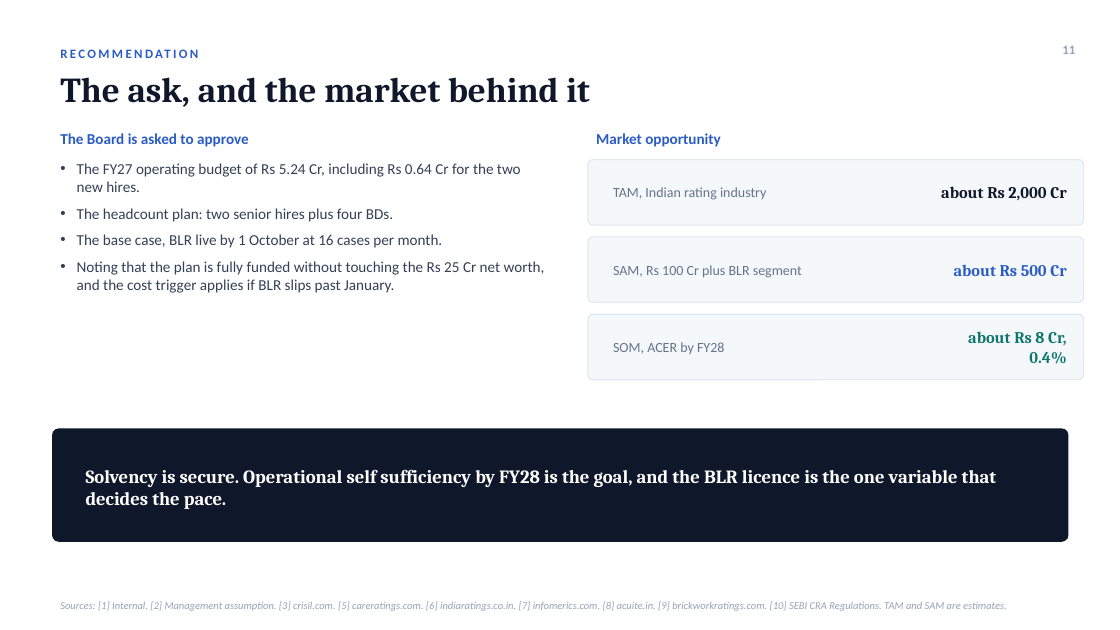
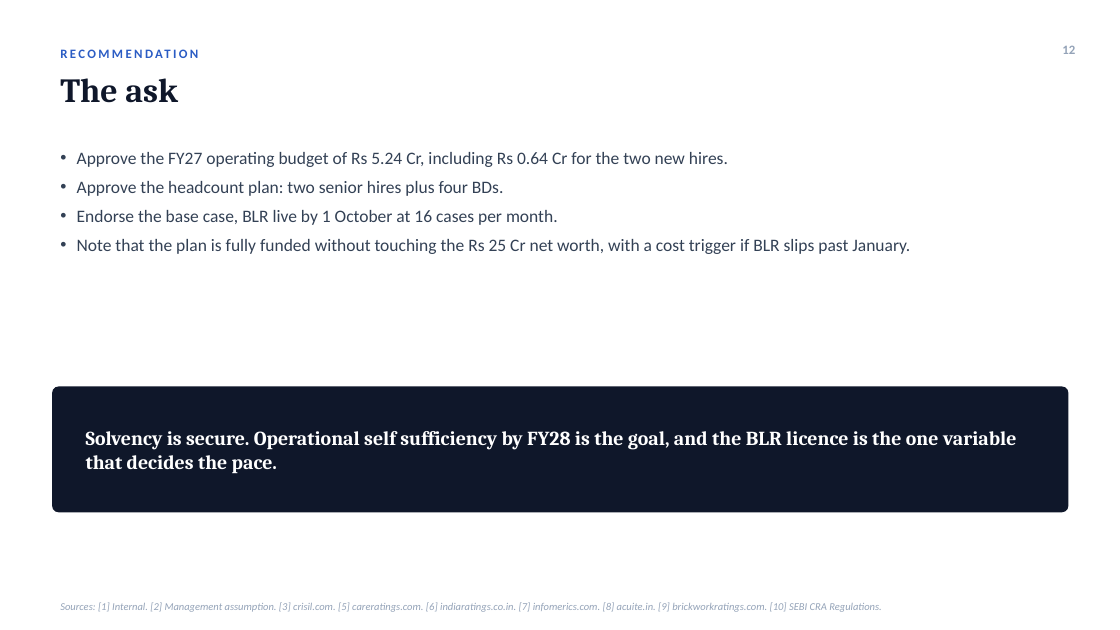
Before and after one commit to acer-developer/AOP, a slide deck: slide 12 of board/AOP_board_presentation.pptx (slide 11 before the commit). Drawn at 1120x630 pixels with LibreOffice and Linux fonts; fonts in the diff are those of the drawing. Boxes give left, top, right and bottom in pixels: in the first picture for what was removed or moved away, otherwise in the second. Text is boxed around its words. In the diff, an @@ line names an element or a change of style, - is before the commit and + after.

```diff
--- a/board/AOP_board_presentation.pptx
+++ b/board/AOP_board_presentation.pptx
@@ text at box(1062, 46, 1075, 54): text changed @@
-11
+12
@@ text at box(60, 78, 178, 103): text changed; size 30 to 29 pt @@
-The ask, and the market behind it
+The ask
@@ text removed at box(60, 133, 249, 147) @@
-The Board is asked to approve
@@ text removed at box(596, 133, 720, 147) @@
-Market opportunity
@@ text at box(77, 152, 910, 254): text changed; size 13 to 15 pt @@
-• The FY27 operating budget of Rs 5.24 Cr, including Rs 0.64 Cr for the two new hires.
-• The headcount plan: two senior hires plus four BDs.
-• The base case, BLR live by 1 October at 16 cases per month.
-• Noting that the plan is fully funded without touching the Rs 25 Cr net worth, and the cost trigger applies if BLR slips past January.
+• Approve the FY27 operating budget of Rs 5.24 Cr, including Rs 0.64 Cr for the two new hires.
+• Approve the headcount plan: two senior hires plus four BDs.
+• Endorse the base case, BLR live by 1 October at 16 cases per month.
+• Note that the plan is fully funded without touching the Rs 25 Cr net worth, with a cost trigger if BLR slips past January.
@@ rounded rectangle removed at box(588, 160, 1084, 225) @@
@@ text removed at box(613, 187, 766, 200) @@
-TAM, Indian rating industry
@@ text removed at box(941, 186, 1066, 200) @@
-about Rs 2,000 Cr
@@ rounded rectangle removed at box(588, 237, 1084, 302) @@
@@ text removed at box(613, 265, 802, 278) @@
-SAM, Rs 100 Cr plus BLR segment
@@ text removed at box(954, 264, 1066, 276) @@
-about Rs 500 Cr
@@ rounded rectangle removed at box(588, 314, 1084, 380) @@
@@ text removed at box(613, 342, 724, 354) @@
-SOM, ACER by FY28
@@ text removed at box(968, 331, 1067, 364) @@
-about Rs 8 Cr, 0.4%
@@ rounded rectangle: place and size @@
-rounded rectangle at box(52, 429, 1069, 542)
+rounded rectangle at box(52, 386, 1069, 513)
@@ rounded rectangle at box(52, 386, 1069, 513): proportions changed @@
@@ text "Solvency is secure. Operational self ...": place and size @@
-text "Solvency is secure. Operational self ..." at box(86, 469, 997, 509)
+text "Solvency is secure. Operational self ..." at box(86, 431, 1017, 474)
@@ text "Solvency is secure. Operational self ..." at box(86, 431, 1017, 474): size 16 to 17 pt @@
@@ text at box(60, 602, 882, 612): text changed @@
-Sources: [1] Internal. [2] Management assumption. [3] crisil.com. [5] careratings.com. [6] indiaratings.co.in. [7] infomerics.com. [8] acuite.in. [9] brickworkratings.com. [10] SEBI CRA Regulations. TAM and SAM are estimates.
+Sources: [1] Internal. [2] Management assumption. [3] crisil.com. [5] careratings.com. [6] indiaratings.co.in. [7] infomerics.com. [8] acuite.in. [9] brickworkratings.com. [10] SEBI CRA Regulations.
```
Also in this commit, not shown: 9 other slides changed, 1 slide added, 1 other file.
